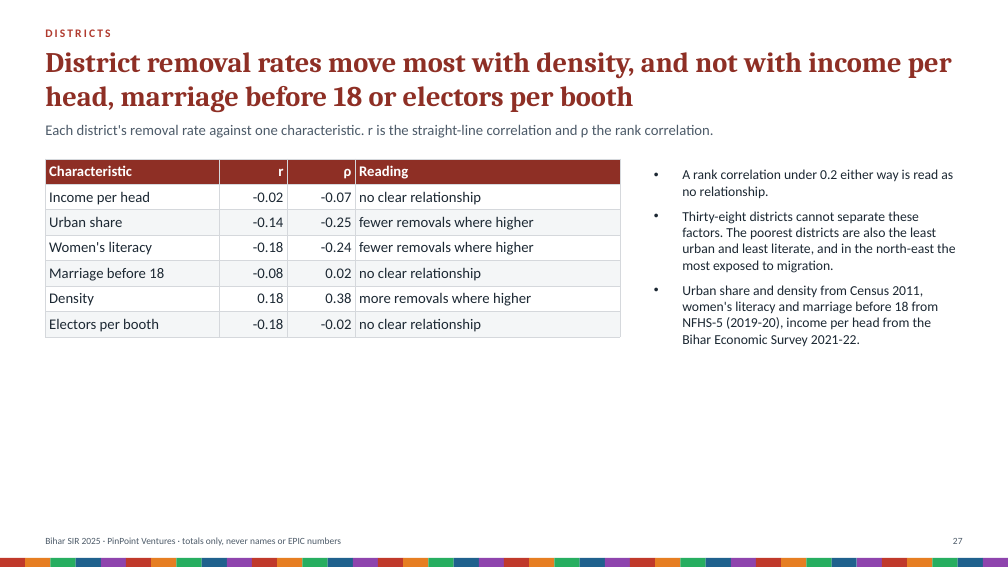
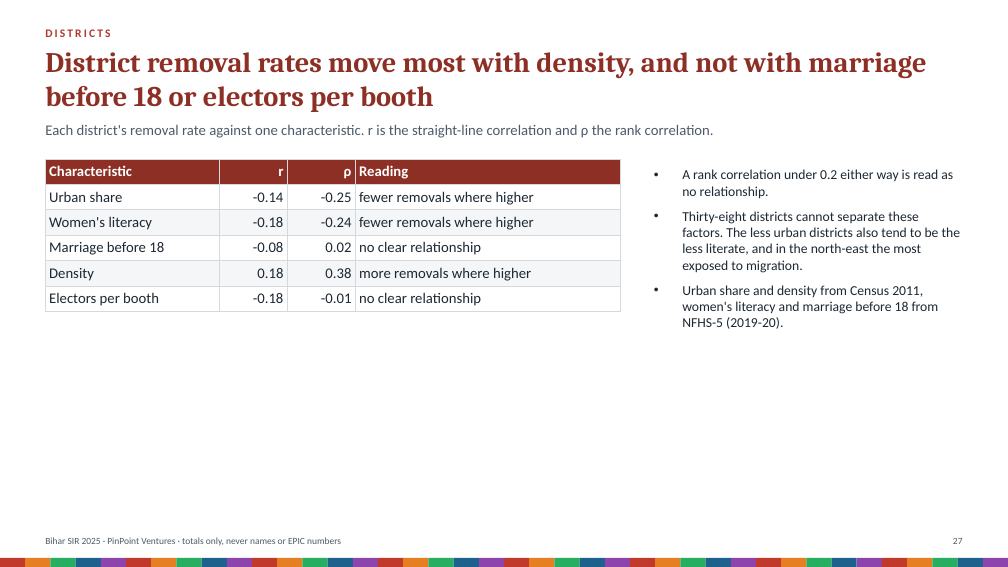
Before and after one commit to Varnasr/INDIA-DATA, a slide deck: slide 27 of reports/bihar-sir-2025-deck.pptx. Drawn at 1008x567 pixels with LibreOffice and Linux fonts; fonts in the diff are those of the drawing. Boxes give left, top, right and bottom in pixels: in the first picture for what was removed or moved away, otherwise in the second. Text is boxed around its words. In the diff, an @@ line names an element or a change of style, - is before the commit and + after.

```diff
--- a/reports/bihar-sir-2025-deck.pptx
+++ b/reports/bihar-sir-2025-deck.pptx
@@ text at bbox=[45, 52, 926, 112]: text changed @@
-District removal rates move most with density, and not with income per head, marriage before 18 or electors per booth
+District removal rates move most with density, and not with marriage before 18 or electors per booth
@@ table at bbox=[45, 159, 620, 310] @@
-row 2: Income per head | -0.02 | -0.07 | no clear relationship
-row 6, column 3: -0.02
+row 6, column 3: -0.01
@@ text at bbox=[682, 211, 960, 329]: text changed @@
-• Thirty-eight districts cannot separate these factors. The poorest districts are also the least urban and least literate, and in the north-east the most exposed to migration.
-• Urban share and density from Census 2011, women's literacy and marriage before 18 from NFHS-5 (2019-20), income per head from the Bihar Economic Survey 2021-22.
+• Thirty-eight districts cannot separate these factors. The less urban districts also tend to be the less literate, and in the north-east the most exposed to migration.
+• Urban share and density from Census 2011, women's literacy and marriage before 18 from NFHS-5 (2019-20).
```
Also in this commit, not shown: 4 other slides changed, 52 other files.
